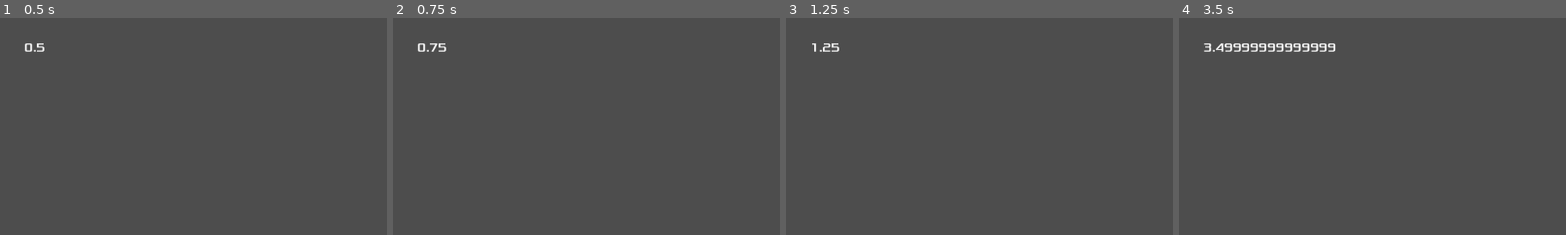
Above: before the commit, frames 1-4 (left to right).
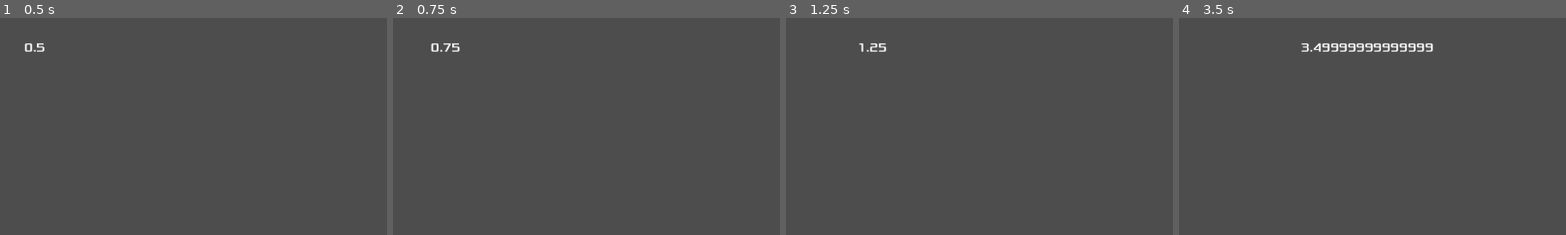
Above: after the commit, the same moments.

Repository: EngenhariaSoftwarePUCRS/Projeto_de_Desenvolvimento_de_Jogos
Game: Godot game, scene res://main.tscn
Two runs of this game, one before a commit and one after it. Both use one fixed random seed, a clock stepped at 60 frames per second and the inputs below.
Inputs:
- Up to frame 1 (0.5 s): no input
- Up to frame 2 (0.75 s): tap Enter at 0.5 s; hold Right (ui_right) from 0.53 s (still down)
- Up to frame 3 (1.25 s): keep holding Right (ui_right)
- Up to frame 4 (3.5 s): tap Space at 1.25, 2.75 s; release Right (ui_right) at 1.28 s; hold Left (ui_left) 1.28-2.03 s; tap Enter at 2 s; hold Right (ui_right) from 2.03 s (still down)
The pictures show only the part of the screen within x 0-50%, y 0-50%; the shares and areas given below are measured in that part.

Frame 1 is identical in both runs. In frame 2, 0.3% of the frame differs, in the area x 6-18%, y 11-16%; in frame 3, 0.3%; in frame 4, 1.6%, in the area x 6-66%, y 11-16%.

Commit message:
Intro Godot - Polling

Diff:
--- a/IntroGodot/main.gd
+++ b/IntroGodot/main.gd
@@ -1,5 +1,7 @@
 extends Node2D
 
+
+const SPEED : int = 100
 
 var total: float = 0
 
@@ -12,7 +14,14 @@
 	total += delta
 	update_score(total)
 
+	# Used for continuous actions (movement)
+	if Input.is_action_pressed("ui_left"):
+		position.x -= SPEED * delta # Pixels/segundo
+	elif Input.is_action_pressed("ui_right"):
+		position.x += SPEED * delta
+
 func _input(event: InputEvent) -> void:
+	# Used for single presses, such as "ESC" for menu, for example
 	if event.is_action_pressed("ui_right"):
 		print("Right Arrow!\n")
 
